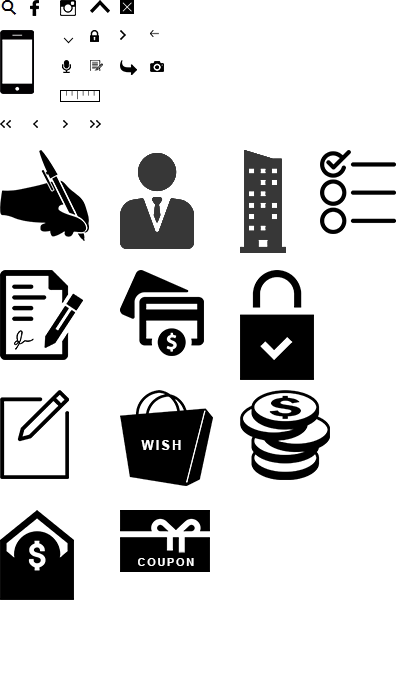
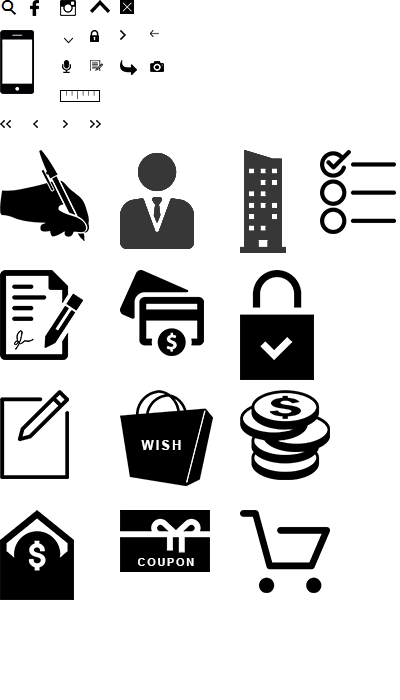
The second 400x700 image is a revision of the first. Changes to its layers:
added layer "online-shopping-cart" above "coupon" over bbox(240, 510, 330, 593)
